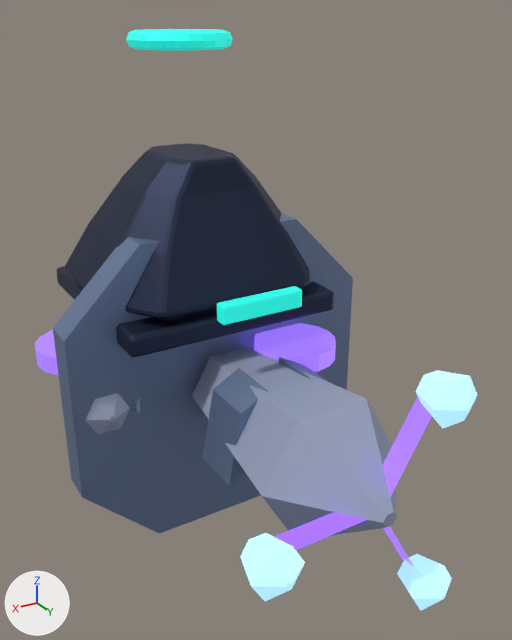
Renders of the Blender file assets/models/source/buildings/factions/lumen_radar.blend from each side of a commit.
One viewpoint serves both versions: a 50 mm camera at (1.69, 3.59, 1.91) aimed at (-0.08, 0.63, 0.44). The axes (+X, +Y, +Z) are drawn at lower left. The lights are the same throughout. The first picture is the older version.

Objects in the first picture: 'Faceted gravitic foot', 'Floating central armor slab', 'Flux suspension pad.001', 'Geometric levitation plinth', 'Phased-array battery cheek', 'Phased-array battery cheek.001', 'Sensor array · rising signal plinth', 'Sensor induction ring', 'Tall sensor monolith', 'TeamColor', 'Triangular levitation strut', 'Triangular phased-array wing.001', 'Wing lens', 'Wing lens.001', 'Wing lens.002' and 3 more.
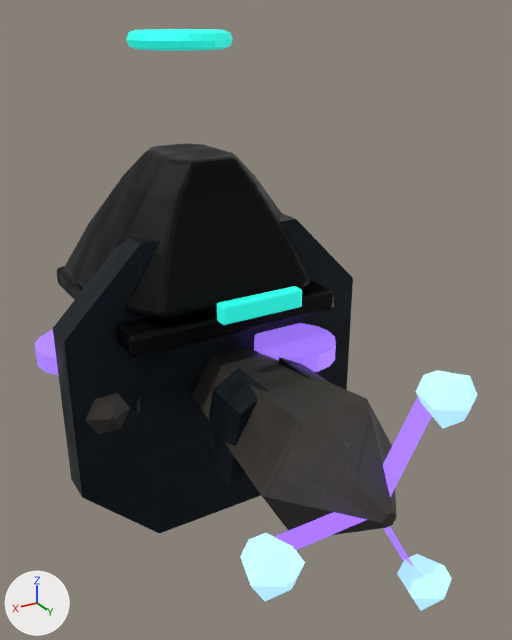
Location of each change, [x1, y1, x2, y2] in pixels of the pictures (512 x 640 px):
'Geometric levitation plinth', surface changed (blue to black): [53, 213, 353, 533] in both
'Sensor array · rising signal plinth', surface changed (darker): [65, 143, 310, 321] in both
'Tall sensor monolith', surface changed (greyish blue to black): [192, 347, 397, 535] in both
'Floating central armor slab', surface changed (dark blue to black): [57, 266, 334, 357] in both
'Phased-array battery cheek.001', surface changed (blue to black): [203, 368, 268, 485] in both
'Faceted gravitic foot', surface changed (greyish blue to black): [85, 393, 130, 435] in both
'Phased-array battery cheek', surface changed (darker): [279, 357, 330, 383] in both
'Triangular levitation strut', surface changed: [132, 399, 140, 413] in both

The change, as a diff of the scene's bpy script:
```diff
--- a/assets/models/source/buildings/factions/lumen_radar.blend.py
+++ b/assets/models/source/buildings/factions/lumen_radar.blend.py
@@ mat_lumen___steel_005 @@
 mat_lumen___steel_005 = bpy.data.materials.new('Lumen / steel.005')
-# nodes: BsdfPrincipled, OutputMaterial
-# colours: blue #7c8eaf
+# nodes: BsdfPrincipled, NormalMap, OutputMaterial, TexImage x3
+# uses the picture img_factions_lumen_steel_steel_albedo_png
+# uses the picture img_steel_normal_png
+# uses the picture img_steel_roughness_png
@@ mat_lumen___light_005 @@
 mat_lumen___light_005 = bpy.data.materials.new('Lumen / light.005')
-# nodes: BsdfPrincipled, OutputMaterial
-# colours: greyish blue #a6adc8
+# nodes: BsdfPrincipled, NormalMap, OutputMaterial, TexImage x3
+# uses the picture img_ceramic_normal_png
+# uses the picture img_ceramic_roughness_png
+# uses the picture img_factions_lumen_armor_light_ceramic_albedo_png
@@ mat_lumen___dark_005 @@
 mat_lumen___dark_005 = bpy.data.materials.new('Lumen / dark.005')
-# nodes: BsdfPrincipled, OutputMaterial
-# colours: dark blue #2c354d
+# nodes: BsdfPrincipled, NormalMap, OutputMaterial, TexImage x3
+# uses the picture img_factions_lumen_dark_graphite_albedo_png
+# uses the picture img_graphite_normal_png
+# uses the picture img_graphite_roughness_png
```
